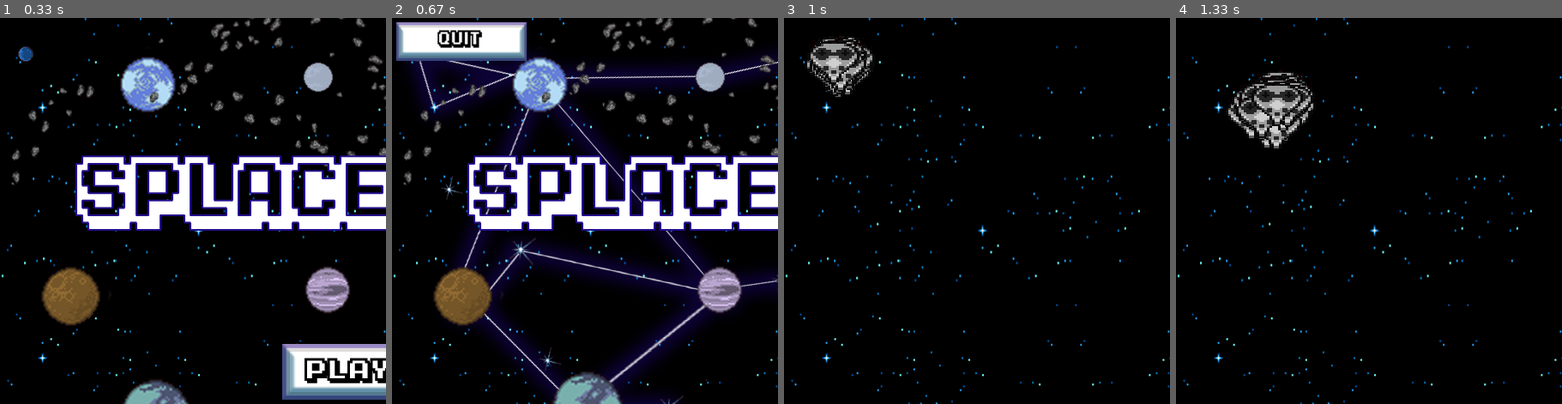
Above: before the commit, frames 1-4 (left to right).
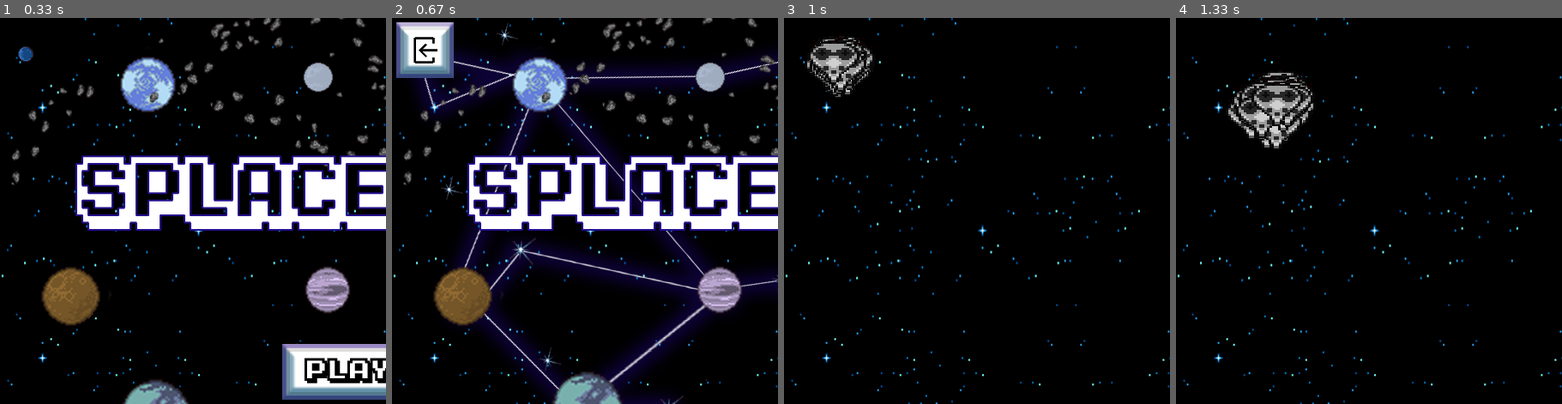
Above: after the commit, the same moments.

Repository: Errox/DickButt
Game: pygame game, started from main.py
Same seed, same stepped clock (60 frames per second), same inputs: the game is played once before the commit and once after it.
Inputs (mouse positions are % of the whole screen's width and height, from its top left):
- Up to frame 1 (0.33 s): no input
- Up to frame 2 (0.67 s): click (52, 46) at 0.38 s
- Up to frame 3 (1 s): click (25, 50) at 0.77 s
- Up to frame 4 (1.33 s): hold Right from 1 s (still down); move the mouse to (82, 47) at 1.03 s
The pictures show only the part of the screen within x 0-50%, y 0-50%; the shares and areas given below are measured in that part.

Frame 1 is identical in both runs. In frame 2, 3.3% of the frame differs, in the area x 1-35%, y 1-16%; in frame 3, nothing differs; in frame 4, nothing differs.

Commit message:
game_over screen
game over screen + text glow for game over

Diff:
--- /dev/null
+++ b/game_over.py
@@ -0,0 +1,93 @@
+
+import sys
+import pygame
+import os
+import menu
+from time import sleep
+
+FPS     = 30
+X       = 500
+Y       = 100
+GREEN   = (0, 255, 0)
+BLACK   = (0, 0, 0)
+
+screen = pygame.display.set_mode((900,900))
+pygame.display.set_caption("game_over")
+clock = pygame.time.Clock()
+os.environ['SDL_VIDEO_WINDOW_POS'] = "%d,%d" % (X,Y)
+define_location = "main_menu"
+
+#initializing pygame's mixer
+# pygame.mixer.init()
+# pygame.mixer.music.load("resource/music/main_menu/main_menu.ogg")
+# pygame.mixer.music.play(-1)
+
+
+def load_image(name):
+    image = pygame.image.load(name)
+    return image
+
+class animated_select_planet(pygame.sprite.Sprite):
+    def __init__(self):
+        super(animated_select_planet, self).__init__()
+        self.images = []
+        self.images.append(load_image('resource/images/game_over/tekst/game_over_1.png'))
+        self.images.append(load_image('resource/images/game_over/tekst/game_over_2.png'))
+        self.images.append(load_image('resource/images/game_over/tekst/game_over_3.png'))
+        self.images.append(load_image('resource/images/game_over/tekst/game_over_4.png'))
+        self.images.append(load_image('resource/images/game_over/tekst/game_over_5.png'))
+        self.images.append(load_image('resource/images/game_over/tekst/game_over_6.png'))
+        self.images.append(load_image('resource/images/game_over/tekst/game_over_7.png'))
+        self.index = 0
+        self.image = self.images[self.index]
+        self.rect = pygame.Rect(25, 130, 250, 80)
+
+    def update(self):
+        self.index += 1
+        sleep(0.1)
+        if self.index >= len(self.images):
+            self.index = 0
+            count = 0
+        self.image = self.images[self.index]
+
+#start the main menu board.
+def start_game_over():
+    #set background
+    background = pygame.image.load('resource/images/game_over/game_overbg.png').convert()
+    background_rect = background.get_rect()
+    screen.blit(background, background_rect)
+    buttons_game_over()
+
+def buttons_game_over():
+    quit_button         = pygame.image.load('resource/images/game_over/button_quit.png').convert()
+    quit_rect           = quit_button.get_rect()
+    screen.blit(quit_button, (325,550))
+
+main_loop = True
+my_sprite = animated_select_planet()
+my_group = pygame.sprite.Group(my_sprite)
+while main_loop:
+    screen.fill(BLACK)
+    clock.tick(FPS)
+    start_game_over()
+    my_group.update()
+    my_group.draw(screen)
+
+    for evento in pygame.event.get():
+        #define event's of quiting the game.
+        if evento.type == pygame.QUIT:
+            pygame.quit()
+            quit()
+        #printing every event that's happening within the python script.
+        print(evento)
+        #Catch mouse position and if it's pressed on the button
+        if evento.type == pygame.MOUSEBUTTONDOWN:
+            if pygame.mouse.get_pos()[0] >= 315 and pygame.mouse.get_pos()[1] >= 550:
+                if pygame.mouse.get_pos()[0] <= 593 and pygame.mouse.get_pos()[1] <= 615:
+                    menu.start_menu()
+
+
+    pygame.display.flip()
+
+pygame.quit()
+quit()
--- a/main.py
+++ b/main.py
@@ -3,6 +3,6 @@
 import os
 import menu
 import astrodoge
-import splaceholder
+import spacestrike
 
 menu.start_menu()
--- a/menu.py
+++ b/menu.py
@@ -3,7 +3,7 @@
     import pygame
     import os
     import astrodoge
-    import splaceholder
+    import spacestrike
     from time import sleep
 
     FPS     = 30
@@ -101,9 +101,9 @@
             # splaceholder.start_splaceholder()
             astrodoge.start_astrodoge()
             print('penis')
-        elif define_location == "planet_splaceholder":
+        elif define_location == "planet_spacestrike":
             pygame.mixer.music.stop()
-            splaceholder.start_splaceholder()
+            spacestrike.start_spacestrike()
         else:
             print('under construction')
 
@@ -138,7 +138,7 @@
                             define_location = "planet_3"
                     if pygame.mouse.get_pos()[0] >= 186 and pygame.mouse.get_pos()[1] >= 412:
                         if pygame.mouse.get_pos()[0] <= 263 and pygame.mouse.get_pos()[1] <= 494:
-                            define_location = "planet_splaceholder"
+                            define_location = "planet_spacestrike"
                             # main_loop = False
                     if pygame.mouse.get_pos()[0] >= 596 and pygame.mouse.get_pos()[1] >= 5:
                         if pygame.mouse.get_pos()[0] <= 693 and pygame.mouse.get_pos()[1] <= 71:
--- a/splaceholder.py
+++ b/spacestrike.py
@@ -1,7 +1,7 @@
 #This script is for playing and moving around a sprite
 #import all lib's + intergratie
 
-def start_splaceholder():
+def start_spacestrike():
     import pygame
     import random
     import os
@@ -157,11 +157,11 @@
     pygame.init()
 
 
-    #Defineeer de groote en breedte van de gme
+    #Defineeer de groote en breedte van de game
     screen = pygame.display.set_mode((900, 900))
 
 
-    #Verrander titel
+    #Verander titel
     pygame.display.set_caption("SPLACEHOLDER")
 
 
Binary file added: resource/images/game_over/button_quit.png
Binary file added: resource/images/game_over/game_overbg.png
Binary file added: resource/images/game_over/tekst/game_over_1.png
Binary file added: resource/images/game_over/tekst/game_over_2.png
Binary file added: resource/images/game_over/tekst/game_over_3.png
Binary file added: resource/images/game_over/tekst/game_over_4.png
Binary file added: resource/images/game_over/tekst/game_over_5.png
Binary file added: resource/images/game_over/tekst/game_over_6.png
Binary file added: resource/images/game_over/tekst/game_over_7.png
Binary file added: resource/images/pause_screen/button_mm.png
Binary file added: resource/images/pause_screen/button_restart.png
Binary file added: resource/images/pause_screen/button_resume.png
(and 2 more such lines)
